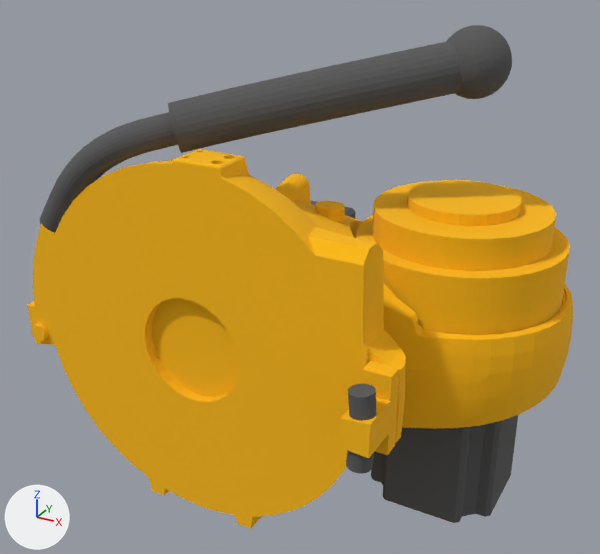
The glTF model RobotModel/KUKA/KR5_ARC/Visual/glb/Link1.glb, before and after one commit.
Camera for both pictures: a camera (50 mm lens) standing at (0.394, -0.692, 0.352) and looking at (0.045, -0.058, 0.035). Arrows for +X, +Y and +Z are at lower left; the lights stay in place. The first picture is the older version.

In view in the first picture: '/node0/Cut013003004003_001-mesh/0', '/node1/Part__Feature028001001_001-mesh/0', '/node2/Part__Feature025001001_001-mesh/0', '/node3/Part__Feature015001001_001-mesh/0', '/node5/Part__Feature024001001_001-mesh/0', '/node6/Cut013002001_001-mesh/0' and 1 more.
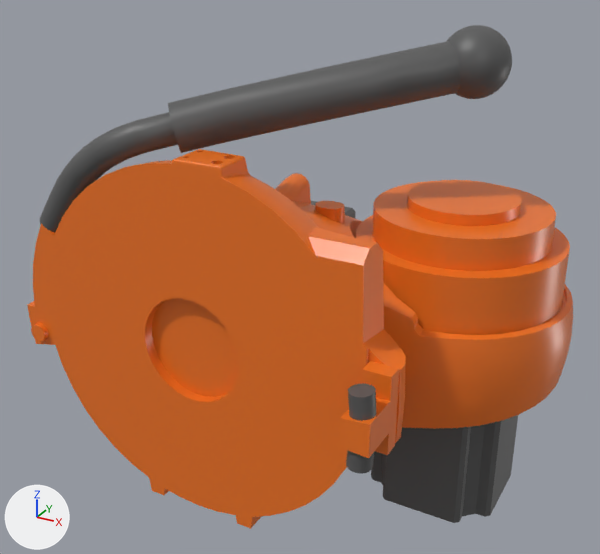
Where the change shows, as pixel boxes (x1, y1, x2, y2) in the pictures (600 x 554 px):
'/node6/Cut013002001_001-mesh/0', recoloured, surface changed
    both: (27, 149, 573, 529)

Diff of the bpy script that builds the scene:
```diff
--- a/RobotModel/KUKA/KR5_ARC/Visual/glb/Link1.glb.py
+++ b/RobotModel/KUKA/KR5_ARC/Visual/glb/Link1.glb.py
@@ mat_mesh_material @@
 mat_mesh_material = principled_material('Mesh-material')
-mat_mesh_material.base_color = (1.0, 0.498, 0.0)  # yellow #ffbb00
-mat_mesh_material.roughness = 1.0
+mat_mesh_material.base_color = (0.863, 0.175, 0.0152)  # orange #ef7421
+mat_mesh_material.roughness = 0.36
```
